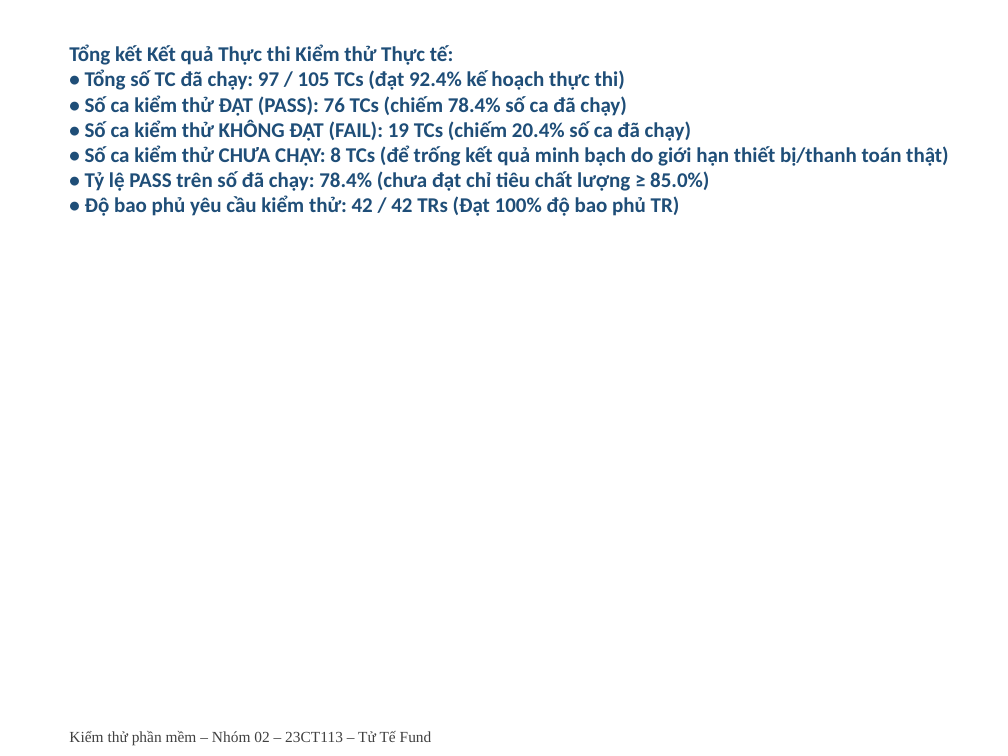
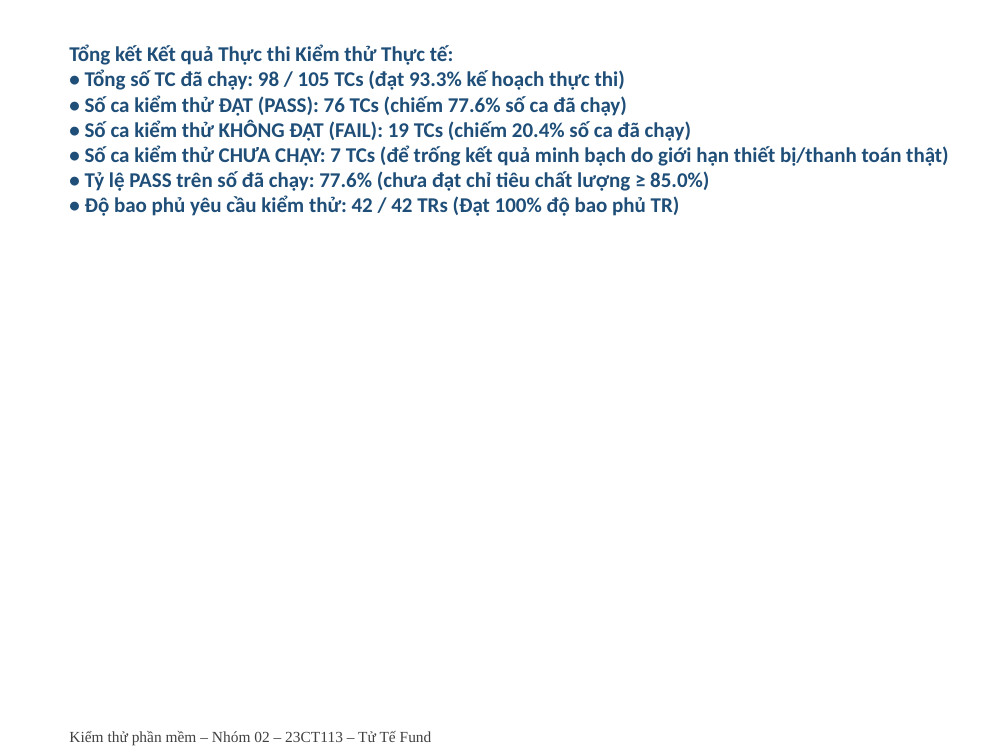
Before and after one commit to Escanor292/test, a slide deck: slide 7 of 23CT113_Nhom02_NenTangCrowdfunding(TuTeFund)/Word+ppt Báo Cáo/Ppt Báo cáo Nhóm 2 - 23CT113.pptx. Drawn at 1008x756 pixels with LibreOffice and Linux fonts; fonts in the diff are those of the drawing. Boxes give left, top, right and bottom in pixels: in the first picture for what was removed or moved away, otherwise in the second. Text is boxed around its words. In the diff, an @@ line names an element or a change of style, - is before the commit and + after.

Commit message:
Ghi FAIL cuộc gọi video vì máy nhận không được báo.
Người nhận không poll tín hiệu khi đang chờ, nên không hiện nút bật camera.

```diff
--- a/23CT113_Nhom02_NenTangCrowdfunding(TuTeFund)/Word+ppt Báo Cáo/Ppt Báo cáo Nhóm 2 - 23CT113.pptx
+++ b/23CT113_Nhom02_NenTangCrowdfunding(TuTeFund)/Word+ppt Báo Cáo/Ppt Báo cáo Nhóm 2 - 23CT113.pptx
@@ text at [69,44,948,216]: text changed @@
-Tổng kết Kết quả Thực thi Kiểm thử Thực tế:
-• Tổng số TC đã chạy: 97 / 105 TCs (đạt 92.4% kế hoạch thực thi)
-• Số ca kiểm thử ĐẠT (PASS): 76 TCs (chiếm 78.4% số ca đã chạy)
-• Số ca kiểm thử KHÔNG ĐẠT (FAIL): 19 TCs (chiếm 20.4% số ca đã chạy)
-• Số ca kiểm thử CHƯA CHẠY: 8 TCs (để trống kết quả minh bạch do giới hạn thiết bị/thanh toán thật)
-• Tỷ lệ PASS trên số đã chạy: 78.4% (chưa đạt chỉ tiêu chất lượng ≥ 85.0%)
-• Độ bao phủ yêu cầu kiểm thử: 42 / 42 TRs (Đạt 100% độ bao phủ TR)
+Tổng kết Kết quả Thực thi Kiểm thử Thực tế:
+• Tổng số TC đã chạy: 98 / 105 TCs (đạt 93.3% kế hoạch thực thi)
+• Số ca kiểm thử ĐẠT (PASS): 76 TCs (chiếm 77.6% số ca đã chạy)
+• Số ca kiểm thử KHÔNG ĐẠT (FAIL): 19 TCs (chiếm 20.4% số ca đã chạy)
+• Số ca kiểm thử CHƯA CHẠY: 7 TCs (để trống kết quả minh bạch do giới hạn thiết bị/thanh toán thật)
+• Tỷ lệ PASS trên số đã chạy: 77.6% (chưa đạt chỉ tiêu chất lượng ≥ 85.0%)
+• Độ bao phủ yêu cầu kiểm thử: 42 / 42 TRs (Đạt 100% độ bao phủ TR)
```
Also in this commit, not shown: 3 other slides changed, 5 other files.
